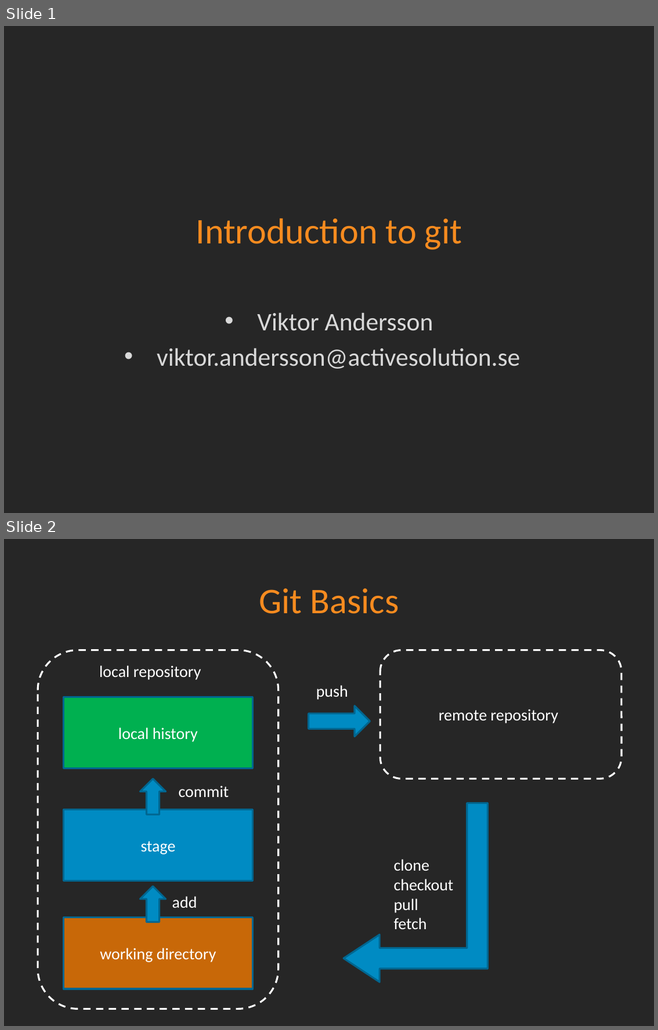
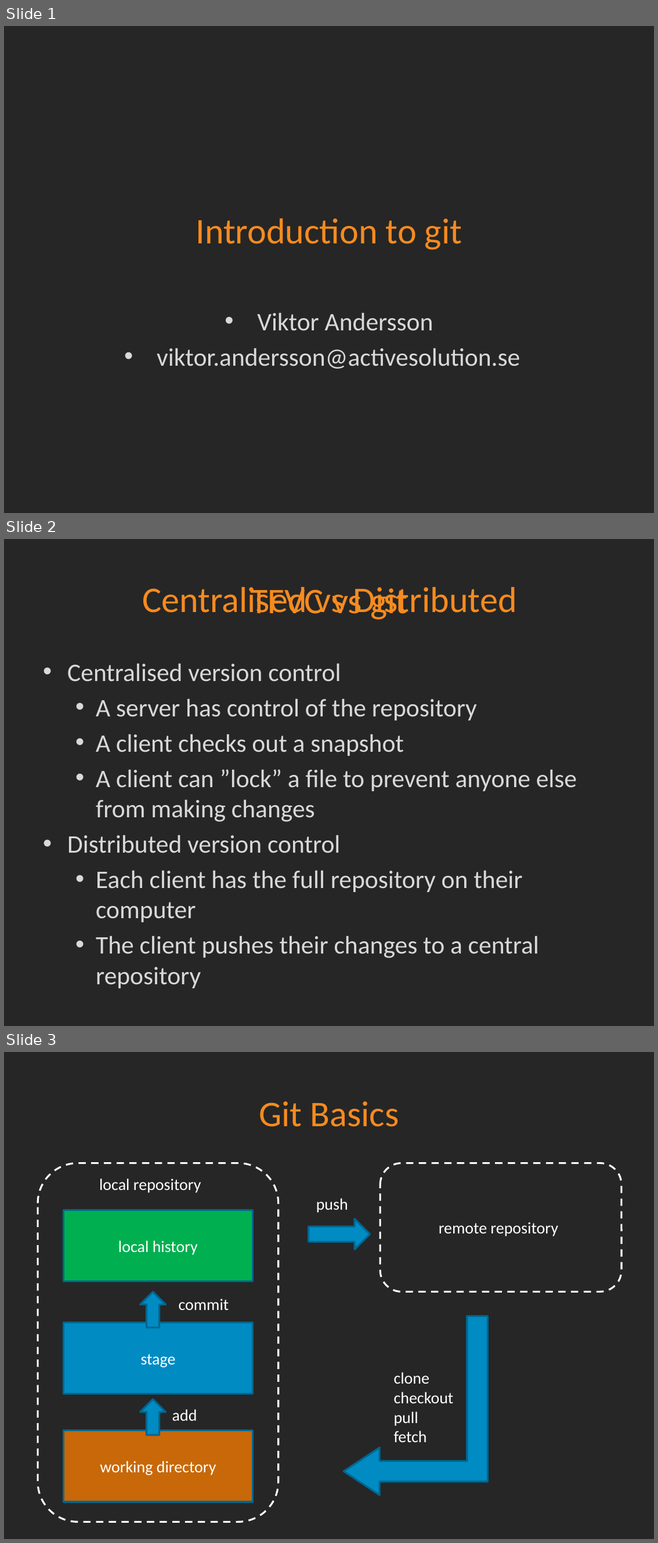
Before and after one commit to ActiveSolution/introduction-to-git, a slide deck: slides/Introduction to git.pptx. Shown one above the other, each under a label of ours: slides 1 and 2 before the commit, slides 1, 2 and 3 after it. The pictures are 658x1030 and 658x1543 pixels, drawn with LibreOffice and Linux fonts; fonts in the diff are those of the drawing; background and template pictures are left out. Boxes give left, top, right and bottom in pixels: in the first picture for what was removed or moved away, otherwise in the second. Text is boxed around its words. In the diff, an @@ line names an element or a change of style, - is before the commit and + after.

Commit message:
Add slide

```diff
--- a/slides/Introduction to git.pptx
+++ b/slides/Introduction to git.pptx
@@ slide 2 added at <box>4,539,654,1026</box>, background #262626 @@
@@ text added at <box>142,587,517,620</box>, 40 pt, text #F68B1F @@
+Centralised vs Distributed
@@ title added at <box>250,587,407,620</box>, 40 pt, text #F68B1F @@
+TFVC vs git
@@ text added at <box>67,663,576,958</box>, 28 pt, text #D9D9D9 @@
+• Centralised version control
+  • A server has control of the repository
+  • A client checks out a snapshot
+  • A client can ”lock” a file to prevent anyone else from making changes
+• Distributed version control
+  • Each client has the full repository on their computer
+  • The client pushes their changes to a central repository
@@ what was slide 2 is now slide 3 @@
```
